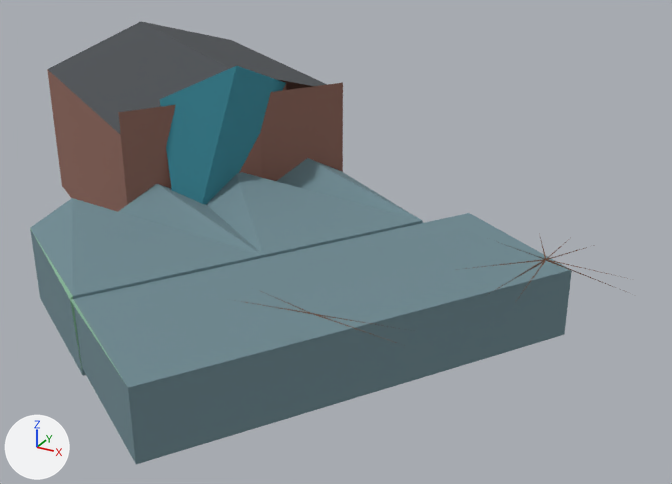
The glTF model public/canal-drive/models/garage-noord.lod2.glb as it was, and as the next commit left it.
Rendered twice from a 50 mm lens placed at (24.8, -32.5, 16.7), pointed at (8.7, -3.2, 2.1). Every picture has the same lights, and +X, +Y and +Z are marked at lower left. The first picture is the older version. Vertices at exactly the same position are counted once.

Objects in the first picture: 'lod2'.
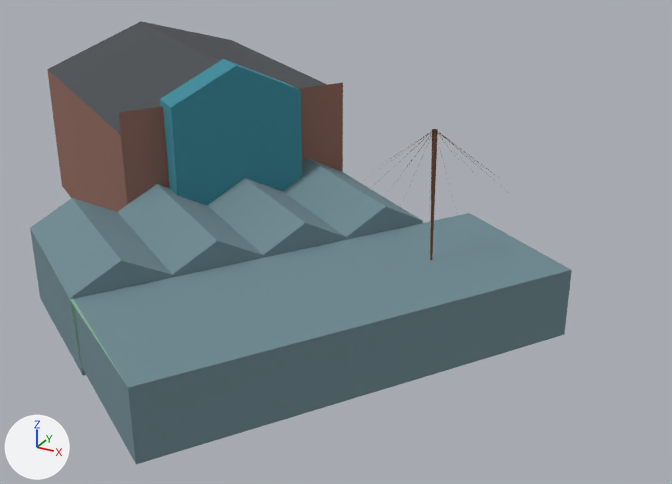
Where the change shows, as pixel boxes (x1, y1, x2, y2) in the pictures (672 x 484 px):
```json
{"object": "lod2", "change": "recoloured, reshaped, moved, rescaled", "before": [30, 22, 636, 464], "after": [30, 21, 572, 464], "on screen": "11% narrower"}
{"part": 1, "of": "me_lod2", "change": "rebuilt", "before": [30, 158, 572, 464], "after": [30, 158, 572, 464]}
{"part": 2, "of": "me_lod2", "change": "rebuilt", "before": [47, 22, 343, 212], "after": [47, 21, 343, 212]}
{"part": 3, "of": "me_lod2", "change": "rebuilt", "before": [160, 66, 286, 204], "after": [160, 59, 302, 271]}
{"part": 4, "of": "me_lod2", "change": "added", "after": [362, 129, 516, 260]}
{"part": 5, "of": "me_lod2", "change": "deleted", "before": [456, 237, 636, 301]}
{"part": 6, "of": "me_lod2", "change": "deleted", "before": [235, 291, 412, 346]}
```

The change, as JSON lines over the scene's bpy script:
```json
{"op": "set", "path": "mat_material_1.base_color", "old": "(0.275, 0.133, 0.102)", "new": "(0.0437, 0.254, 0.323)", "note": "brown #8f665a -> cyan #3b8a9a"}
{"op": "set", "path": "mat_material_0.base_color", "old": "(0.0437, 0.254, 0.323)", "new": "(0.0284, 0.0262, 0.0242)", "note": "cyan #3b8a9a -> black #2f2d2b"}
{"op": "set", "path": "mat_material_2.base_color", "old": "(0.0685, 0.0762, 0.0844)", "new": "(0.275, 0.133, 0.102)", "note": "dark grey #4a4e52 -> brown #8f665a"}
{"op": "set", "path": "mat_material_3.base_color", "old": "(0.159, 0.254, 0.287)", "new": "(0.0685, 0.0762, 0.0844)", "note": "greyish cyan #6f8a92 -> dark grey #4a4e52"}
{"op": "set", "path": "mat_material_4.base_color", "old": "(0.238, 0.462, 0.305)", "new": "(0.159, 0.254, 0.287)", "note": "greyish green #86b596 -> greyish cyan #6f8a92"}
{"op": "set", "path": "mat_material_5.base_color", "old": "(0.156, 0.0685, 0.0369)", "new": "(0.238, 0.462, 0.305)", "note": "brown #6e4a36 -> greyish green #86b596"}
{"op": "add", "block": "mat_material_6", "code": ["mat_material_6 = principled_material('Material_6')", "mat_material_6.base_color = (0.156, 0.0685, 0.0369)  # brown #6e4a36", "mat_material_6.roughness = 1.0"]}
{"block": "me_lod2", "where": "# used by ob_lod2; location = (5.56, -3.76, 4.25); scale = (15.1, 15.1, 15.1)"}
{"op": "remove", "block": "me_lod2", "code": "me_lod2.from_pydata(...)  # 82 vertices, 98 faces; spans x -1.0..1.0, y -0.82..0.82, z -0.28..0.28"}
{"op": "add", "block": "me_lod2", "code": "me_lod2.from_pydata(...)  # 120 vertices, 158 faces; spans x -1.0..1.0, y -0.91..0.91, z -0.31..0.31"}
{"block": "me_lod2", "change": "me_lod2 part 1: the loose piece of 26 vertices spanning x -0.44..0.82, y -0.82..0.38, z -0.28..-0.02 is rebuilt with 33 vertices and now spans x -0.39..1.0, y -0.91..0.42, z -0.31..-0.03"}
{"block": "me_lod2", "change": "me_lod2 part 2: the loose piece of 16 vertices spanning x -1.0..0.04, y -0.16..0.82, z -0.28..0.25 is rebuilt with 17 vertices and now spans x -1.0..0.15, y -0.18..0.91, z -0.31..0.27"}
{"block": "me_lod2", "change": "me_lod2 part 3: the loose piece of 5 vertices spanning x -0.26..-0.07, y -0.1..0.25, z -0.28..0.28 is rebuilt with 10 vertices and now spans x -0.19..0.11, y -0.11..0.28, z -0.31..0.31, in mat_material_1 (cyan #3b8a9a)"}
{"block": "me_lod2", "change": "me_lod2 part 4: a new loose piece of 56 vertices spanning x 0.45..0.88, y -0.29..0.15, z -0.31..0.25, in mat_material_6 (brown #6e4a36)"}
{"block": "me_lod2", "change": "me_lod2 part 5: the loose piece of 25 vertices spanning x 0.63..1.0, y -0.34..0.06, z -0.01..0.01 is deleted"}
{"block": "me_lod2", "change": "me_lod2 part 6: the loose piece of 10 vertices spanning x 0.29..0.7, y -0.58..-0.51, z -0.01..0.01 is deleted"}
{"block": "me_lod2", "change": "other edits to the shape of me_lod2 do not show in these pictures"}
{"op": "add", "block": "me_lod2", "code": "me_lod2.materials.append(mat_material_6)  # brown #6e4a36"}
{"op": "set", "path": "ob_lod2.location", "old": "(5.56, -3.76, 4.25)", "new": "(4.17, -3.76, 4.25)"}
{"op": "set", "path": "ob_lod2.scale", "old": "(15.1, 15.1, 15.1)", "new": "(13.7, 13.7, 13.7)"}
```
